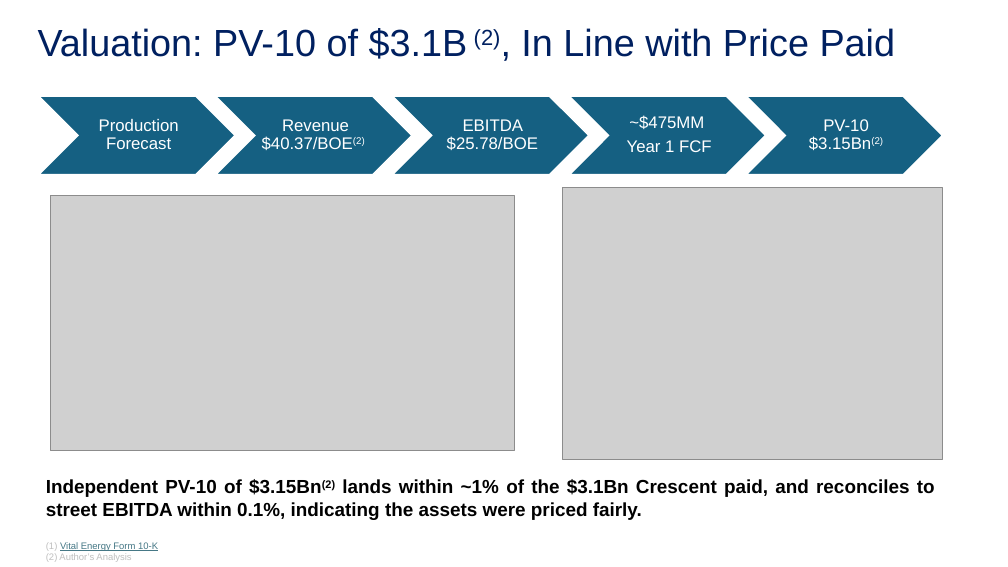
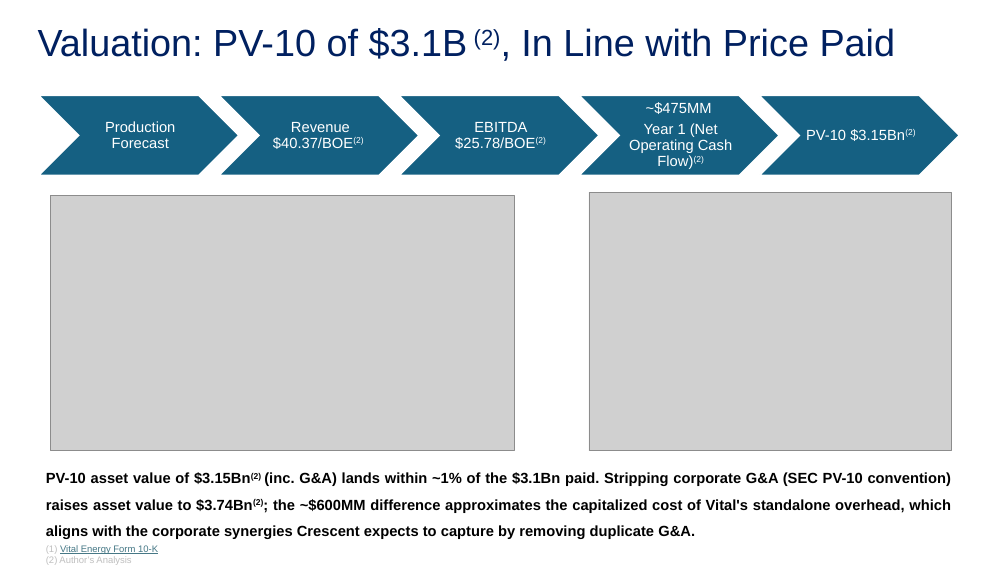
Before and after one commit to Vandan-03/Indpendent-Study, a slide deck: slide 4 of Presentation/Independent Asset Valuation Study.pptx. Drawn at 1008x567 pixels with LibreOffice and Linux fonts; fonts in the diff are those of the drawing; grey boxes stand for pictures. Boxes give left, top, right and bottom in pixels: in the first picture for what was removed or moved away, otherwise in the second. Text is boxed around its words. In the diff, an @@ line names an element or a change of style, - is before the commit and + after.

```diff
--- a/Presentation/Independent Asset Valuation Study.pptx
+++ b/Presentation/Independent Asset Valuation Study.pptx
@@ chevron: place and size @@
-chevron at [39,96,235,175]
+chevron at [39,95,239,175]
@@ chevron: place and size @@
-chevron at [216,96,412,175]
+chevron at [219,95,419,175]
@@ chevron: place and size @@
-chevron at [392,96,589,175]
+chevron at [399,95,600,175]
@@ chevron: place and size @@
-chevron at [569,96,766,175]
+chevron at [579,95,780,175]
@@ text "~$475MM": place and size @@
-text "~$475MM" at [627,115,712,152]
+text "~$475MM" at [629,102,732,169]
@@ text at [646,102,712,114]: size 16 to 14 pt in "~$475MM" @@
@@ chevron: place and size @@
-chevron at [746,96,943,175]
+chevron at [759,95,960,175]
@@ size 16 to 14 pt in 3 elements at [105,121,175,148], [273,122,363,149], [806,129,915,141] @@
@@ text "PV-10 $3.15Bn(2)": place and size @@
-text "PV-10 $3.15Bn(2)" at [809,119,883,150]
+text "PV-10 $3.15Bn(2)" at [806,129,915,141]
@@ text at [455,122,546,149]: text changed; size 16 to 14 pt @@
-EBITDA $25.78/BOE
+EBITDA $25.78/BOE(2)
@@ text at [629,123,732,169]: text changed; size 16 to 14 pt @@
-Year 1 FCF
+Year 1 (Net Operating Cash Flow)(2)
@@ picture: place and size @@
-picture at [563,188,943,459]
+picture at [589,192,951,451]
@@ text at [46,472,951,539]: text changed; size 18 to 14 pt @@
-Independent PV-10 of $3.15Bn(2) lands within ~1% of the $3.1Bn Crescent paid, and reconciles to street EBITDA within 0.1%, indicating the assets were priced fairly.
+PV-10 asset value of $3.15Bn(2) (inc. G&A) lands within ~1% of the $3.1Bn paid. Stripping corporate G&A (SEC PV-10 convention) raises asset value to $3.74Bn(2); the ~$600MM difference approximates the capitalized cost of Vital's standalone overhead, which aligns with the corporate synergies Crescent expects to capture by removing duplicate G&A.
```
Also in this commit, not shown: 4 other slides changed, 1 slide added, 8 other files.
